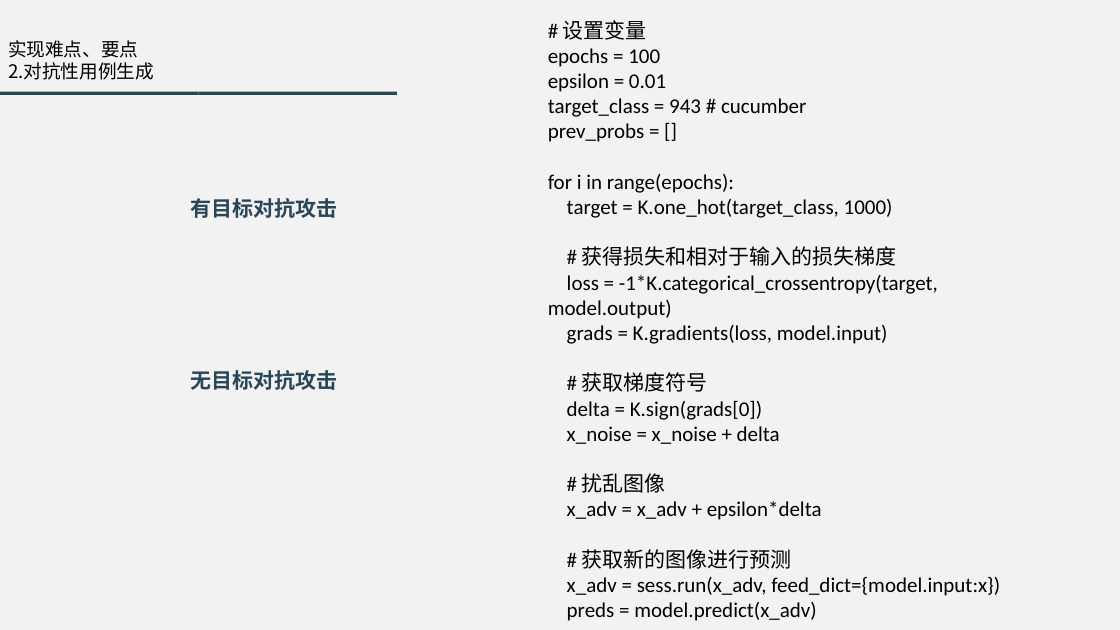
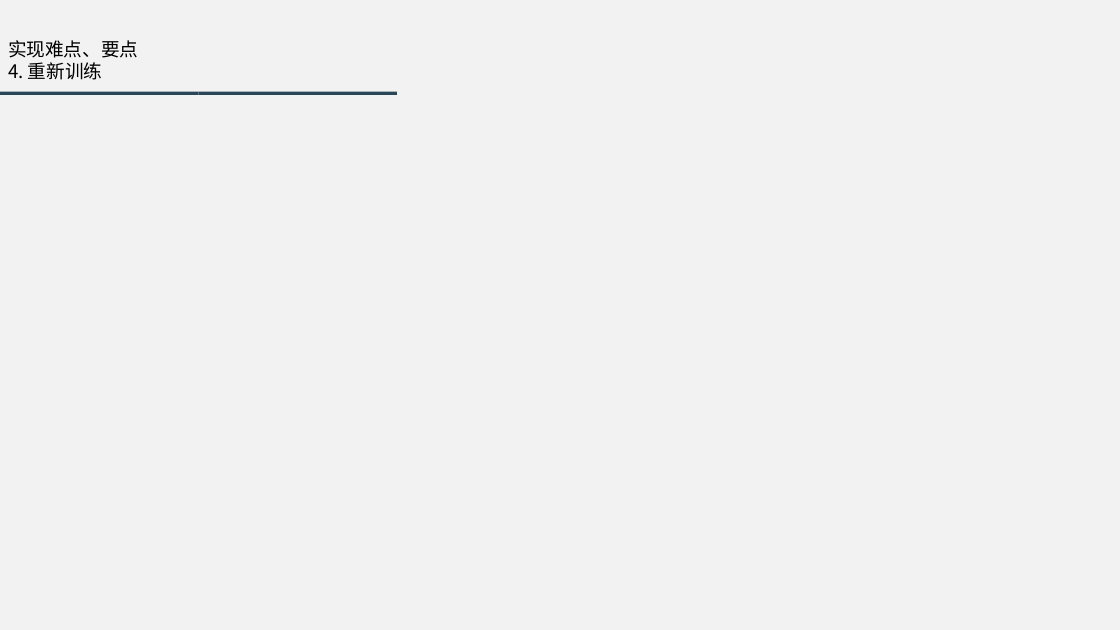
Before and after one commit to ChenZiHong-Gavin/Semantic-Equivalent-Adversarial-Data, a slide deck: slide 29 of doc/3. PPT/用于视觉问答的语义等效对抗性数据扩展.pptx (slide 26 before the commit). Drawn at 1120x630 pixels with LibreOffice and Linux fonts; fonts in the diff are those of the drawing. Boxes give left, top, right and bottom in pixels: in the first picture for what was removed or moved away, otherwise in the second. Text is boxed around its words. In the diff, an @@ line names an element or a change of style, - is before the commit and + after.

```diff
--- a/doc/3. PPT/用于视觉问答的语义等效对抗性数据扩展.pptx
+++ b/doc/3. PPT/用于视觉问答的语义等效对抗性数据扩展.pptx
@@ text removed at (548, 20, 1000, 621) @@
-# 设置变量
-epochs = 100
-epsilon = 0.01
-target_class = 943 # cucumber
-prev_probs = []
-for i in range(epochs):
-target = K.one_hot(target_class, 1000)
-# 获得损失和相对于输入的损失梯度
-loss = -1*K.categorical_crossentropy(target, model.output)
-grads = K.gradients(loss, model.input)
-# 获取梯度符号
-delta = K.sign(grads[0])
-x_noise = x_noise + delta
-# 扰乱图像
-x_adv = x_adv + epsilon*delta
-# 获取新的图像进行预测
-x_adv = sess.run(x_adv, feed_dict={model.input:x})
-preds = model.predict(x_adv)
-prev_probs.append(preds[0][target_class])
@@ text at (8, 62, 102, 80): text changed @@
-2.对抗性用例生成
+4. 重新训练
@@ text removed at (190, 198, 337, 218) @@
-有目标对抗攻击
@@ text removed at (190, 370, 337, 390) @@
-无目标对抗攻击
```
Also in this commit, not shown: 2 other slides changed, 3 slides added, 6 other files.
